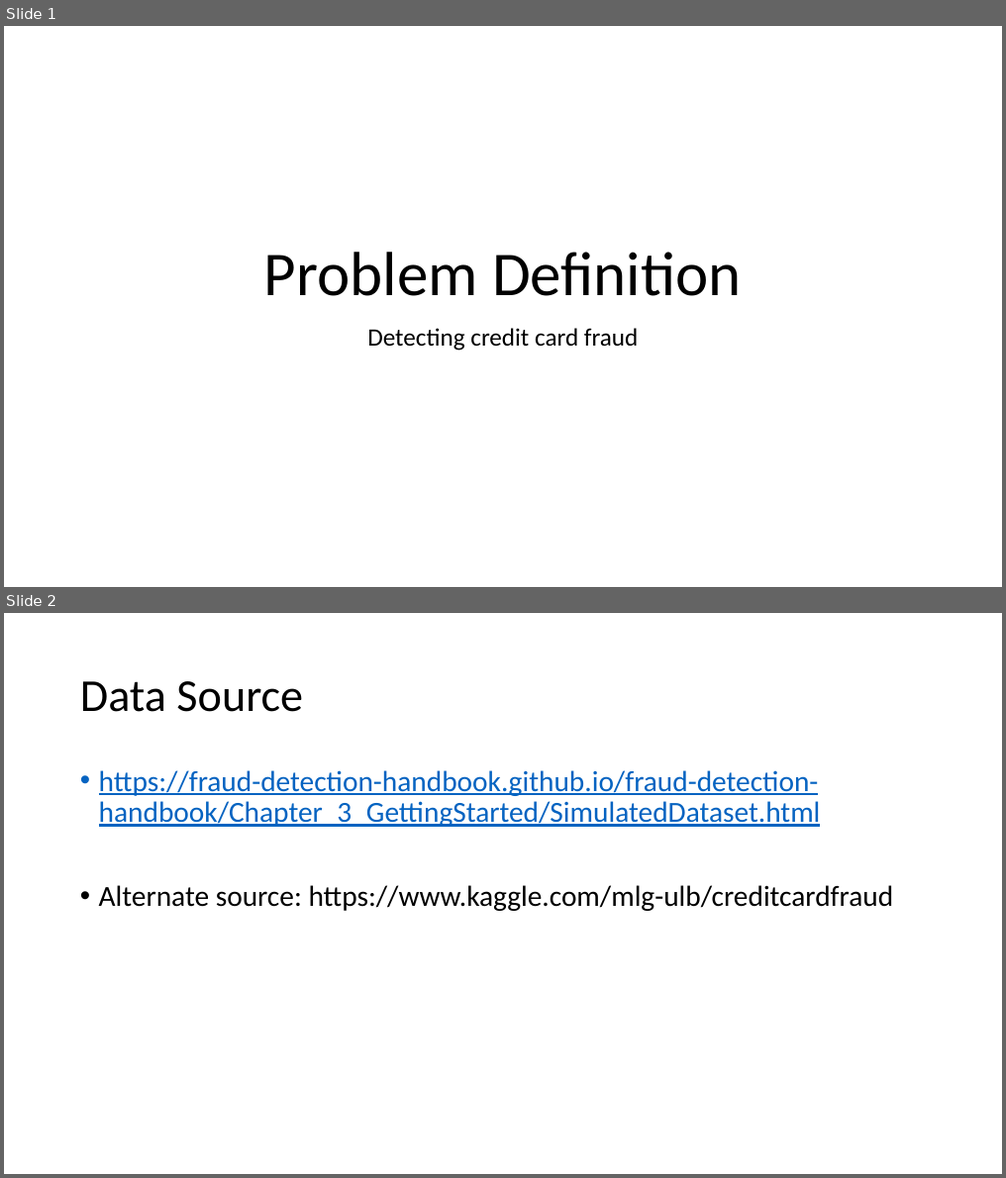
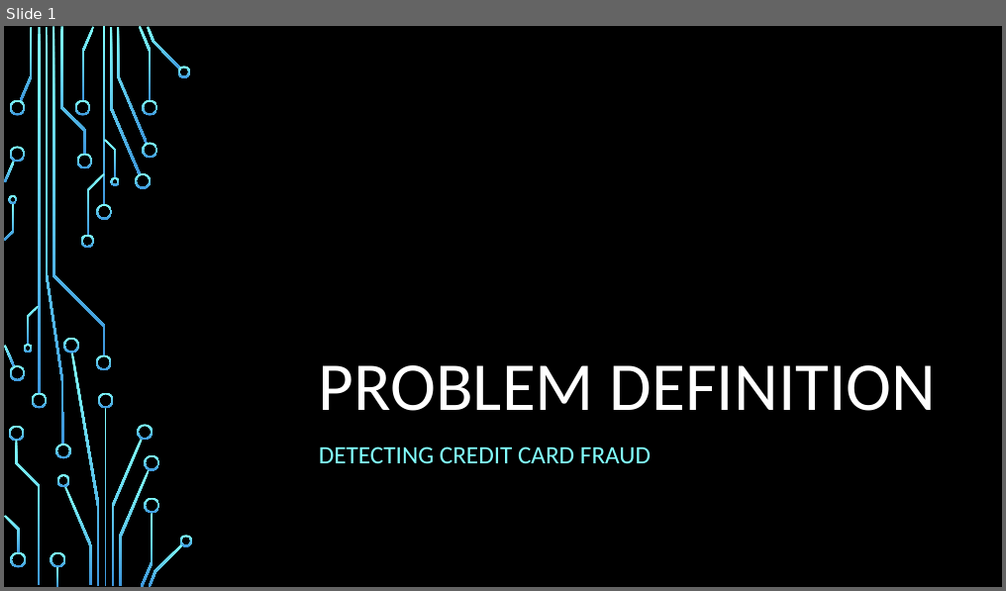
Before and after one commit to apmire3/CMPS451, a slide deck: Project Proposal.pptx. Shown one above the other, each under a label of ours: slides 1 and 2 before the commit, slide 1 after it. The pictures are 1006x1178 and 1006x591 pixels, drawn with LibreOffice and Linux fonts; fonts in the diff are those of the drawing; background and template pictures are left out. Boxes give left, top, right and bottom in pixels: in the first picture for what was removed or moved away, otherwise in the second. Text is boxed around its words. In the diff, an @@ line names an element or a change of style, - is before the commit and + after.

Commit message:
Add files via upload
Updated Project Proposal with new dataset

```diff
--- a/Project Proposal.pptx
+++ b/Project Proposal.pptx
@@ slide 2 removed at box(4, 613, 1002, 1174), background #FFFFFF @@
@@ title removed at box(80, 681, 303, 712) @@
-Data Source
@@ text removed at box(99, 770, 894, 911) @@
-• https://fraud-detection-handbook.github.io/fraud-detection-handbook/Chapter_3_GettingStarted/SimulatedDataset.html
-• Alternate source: https://www.kaggle.com/mlg-ulb/creditcardfraud
@@ slide 1 changed as well @@
@@ background #FFFFFF to picture (left out) @@
@@ title at box(319, 366, 936, 411): text changed; size 60 to 66 pt; text colour #000000 to #FFFFFF @@
-Problem Definition
+PROBLEM DEFINITION
@@ group added at box(4, 26, 193, 587): 50 freeform shapes, 4 rectangles @@
@@ subtitle at box(319, 447, 650, 465): text changed; text colour #000000 to #82FFFF @@
-Detecting credit card fraud
+DETECTING CREDIT CARD FRAUD
```
Also in this commit, not shown: 2 other slides changed, 1 slide added.
